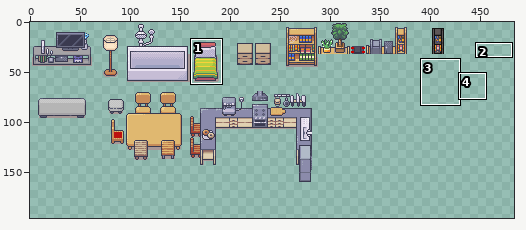
Sprite sheet, stored at tiles/Furniture.png. Above, an overview of the earlier version with the close-up marked.
Close-up. Before the edit:
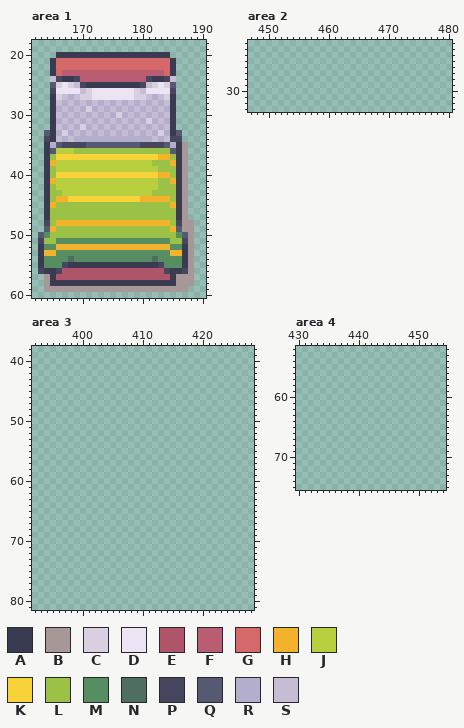
The file is 512x512 pixels. Colours within 5 levels of each other are drawn and written as one. Shown: area 1: x 162..190, y 18..60; area 2: x 447..480, y 22..33; area 3: x 392..428, y 38..81; area 4: x 430..454, y 52..75. The wide view leaves out empty margins. The commit also changed other parts of the picture, which this record leaves out.
Palette (. is transparent): A #3a3a50  B #a79796  C #d8d0e0  D #ebe4f2  E #b05469  F #b95d72  G #d56868  H #f2b22b  J #b8d040  K #f8d239  L #9bc246  M #568d61  N #4e6e61  P #46465e  Q #565972  R #b2aecb  S #c6bdd5
Pixels before, area 1, first column x 163:
20 ...AAAAAAAAAAAAAAAAAAA....
21 ..AGGGGGGGGGGGGGGGGGGGA...
22 ..AGGGGGGGGGGGGGGGGGGGA...
23 ..AGFFFFFFFFFFFFFFFFFGA...
24 ..SPAAPFFFFFFFFFFFPAAPS...
25 ..QCDCSPAAAAAAAAAPSCDCQ...
26 ..PDDDDSCDDDDDDDCSDDDDP...
27 ..ACSRSCCDDDDDDDCCSRSCA...
28 ..ASRSRSRSRSRSRSRSRSRSA...
29 ..ARSRSRCRSRSRSRSRSRSRA...
30 ..ASRSRSRSRSRCRSRSRSRSA...
31 ..ARSRSRSRSRSRSRSRCRSRA...
32 ..ASRSRCRSRSRSRSRSRSRSA...
33 .QARCRSRSRSRSRSRSRSRCRAQ..
34 .PASRSRRRRRRRRRRRRRSRSPP..
35 .ARQPPPPQQQQQQQQQPPPPQRAB.
36 .AQJJJLLLLLLLLLLLLLLLLQAB.
37 .ALKKKKKKKKKKKKKKKKKHHLAB.
38 .AHJJJJJJJJJJJJJJJJLLLHAB.
39 .ALJJJJJJJJJJJJJJJJJLLLAB.
40 .ALKKKKKKKKKKKKKKKKKHHLAB.
41 .AHJJJJJJJJJJJJJJJJJLLHAB.
42 .ALJJJJJJJJJJJJJJJJJLLLAB.
43 .ALLJJJJJJJJJJJJJJJLLLLAB.
44 .ALHHKKKKKKKKKKKKHHHHHLAB.
45 .AHLLLLLLLLLLLLLLLLLLLHAB.
46 .ALLLLLLLLLLLLLLLLLLLLLAB.
47 .ALLLLLLLLLLLLLLLLLLLLLAB.
48 .PLHHHHHHHHHHHHHHHHHHHLPBB
49 .QHLLLLLLLLLLLLLLLLLLLHQBB
50 QMLLLLLLLLLLLLLLLLLLLLLMQB
51 PLLMMMMMMMMMMMMMMMMMMMLLPB
52 AMMHHHHHHHHHHHHHHHHHHHMMAB
53 AHHMMMMMMMMMMMMMMMMMMMHHAB
54 AMMMMNMMMMMMMMMMMMMNMMMMAB
55 AMMMPAAAAAAAAAAAAAAAPMMMAB
56 PAAPEEEEEEEEEEEEEEEEEPAAPB
57 .BAEEEEEEEEEEEEEEEEEEEABBB
58 .BAAAAAAAAAAAAAAAAAAAAABBB
59 .BBBBBBBBBBBBBBBBBBBBBBBB.
After:
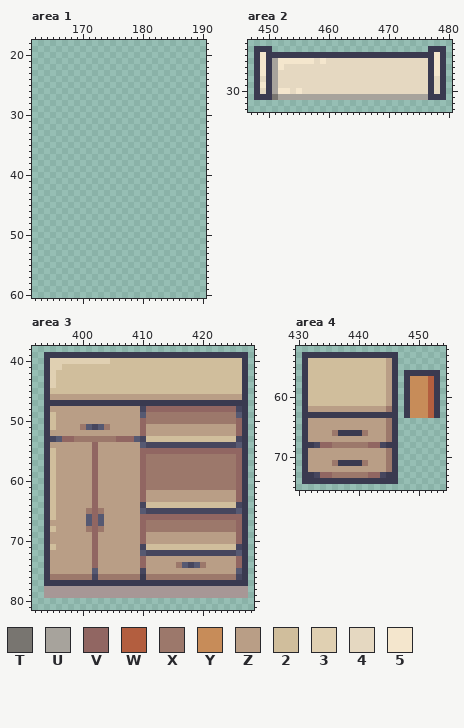
Colours new in this view: T #787570  U #a7a39c  V #916662  W #b35e3f  X #9c786b  Y #c78c59  Z #b99e86  2 #d0be9c  3 #e0d0b2  4 #e5d8c1  5 #f4e6cd
The exact change:
Changed rows in their new state; - is an unchanged pixel.
Area 1:
first column x 163:
20 ---...................----
21 --.....................---
22 --.....................---
23 --.....................---
24 --.....................---
25 --.....................---
26 --.....................---
27 --.....................---
28 --.....................---
29 --.....................---
30 --.....................---
31 --.....................---
32 --.....................---
33 -.......................--
34 -.......................--
35 -........................-
36 -........................-
37 -........................-
38 -........................-
39 -........................-
40 -........................-
41 -........................-
42 -........................-
43 -........................-
44 -........................-
45 -........................-
46 -........................-
47 -........................-
48 -.........................
49 -.........................
50 ..........................
51 ..........................
52 ..........................
53 ..........................
54 ..........................
55 ..........................
56 ..........................
57 -.........................
58 -.........................
59 -........................-
Area 2:
first column x 448:
23 AAA--------------------------AAA
24 A5AAAAAAAAAAAAAAAAAAAAAAAAAAAA5A
25 A5AU5555554544444444444444444A5A
26 A5AU5444444444444444444444444A5A
27 A5AU4444444444444444444444444A5A
28 A4AU4444444444444444444444444A4A
29 A5AU4444444444444444444444444A4A
30 A4AU5545444444444444444444444A4A
31 AAATUUUUUUUUUUUUUUUUUUUUUUUUUAAA
Area 3:
first column x 394:
39 AAAAAAAAAAAAAAAAAAAAAAAAAAAAAAAAAA
40 A33333333332222222222222222222222A
41 A33222222222222222222222222222222A
42 A32222222222222222222222222222222A
43 A32222222222222222222222222222222A
44 A32222222222222222222222222222222A
45 A22222222222222222222222222222222A
46 AZZZZZZZZZZZZZZZZZZZZZZZZZZZZZZZZA
47 AAAAAAAAAAAAAAAAAAAAAAAAAAAAAAAAAA
48 AZZZZZZZZZZZZZZZPVVVVVVVVVVVVVVVPA
49 A2ZZZZZZZZZZZZZZQXXXXXXXXXXXXXXXQA
50 A2ZZZZZZZZZZZZZZVXXXXXXXXXXXXXXXVA
51 A2ZZZZXQPQXZZZZZVZZZZZZZZZZZZZZZVA
52 AZZZZZZZZZZZZZZZVZZZZZZZZZZZZZZZVA
53 APQVVXXXXXXXVVVQP222222222222222PA
54 AZZZZZZZVZZZZZZZQPPPPPPPPPPPPPPPQA
55 A2ZZZZZZVZZZZZZZVVVVVVVVVVVVVVVVVA
56 A2ZZZZZZVZZZZZZZVXXXXXXXXXXXXXXXVA
57 A2ZZZZZZVZZZZZZZVXXXXXXXXXXXXXXXVA
58 A2ZZZZZZVZZZZZZZVXXXXXXXXXXXXXXXVA
59 A2ZZZZZZVZZZZZZZVXXXXXXXXXXXXXXXVA
60 A2ZZZZZZVZZZZZZZVXXXXXXXXXXXXXXXVA
61 A2ZZZZZZVZZZZZZZVXXXXXXXXXXXXXXXVA
62 A2ZZZZZZVZZZZZZZVZZZZZZZZZZZZZZZVA
63 A2ZZZZZZVZZZZZZZVZZZZZZZZZZZZZZZVA
64 A2ZZZZZZVZZZZZZZP222222222222222PA
65 A2ZZZZZXVXZZZZZZQPPPPPPPPPPPPPPPQA
66 A2ZZZZZQVQZZZZZZVVVVVVVVVVVVVVVVVA
67 AZZZZZZQVQZZZZZZVXXXXXXXXXXXXXXXVA
68 A2ZZZZZXVXZZZZZZVXXXXXXXXXXXXXXXVA
69 AZZZZZZZVZZZZZZZVZZZZZZZZZZZZZZZVA
70 AZZZZZZZVZZZZZZZVZZZZZZZZZZZZZZZVA
71 A2ZZZZZZVZZZZZZZP222222222222222PA
72 AZZZZZZZVZZZZZZZQPPPPPPPPPPPPPPPQA
73 AZZZZZZZVZZZZZZZVZZZZZZZZZZZZZZZVA
74 AZZZZZZZVZZZZZZZVZZZZZXQPQXZZZZZVA
75 AZZZZZZZQZZZZZZZPZZZZZZZZZZZZZZZQA
76 AXXXXXXXPXXXXXXXAXXXXXXXXXXXXXXXPA
77 AAAAAAAAAAAAAAAAAAAAAAAAAAAAAAAAAA
78 BBBBBBBBBBBBBBBBBBBBBBBBBBBBBBBBBB
79 BBBBBBBBBBBBBBBBBBBBBBBBBBBBBBBBBB
Area 4:
first column x 431:
53 AAAAAAAAAAAAAAAA-------
54 A2222222222222ZA-------
55 A2222222222222ZA-------
56 A2222222222222ZA-AAAAAA
57 A2222222222222ZA-AYYYWA
58 A2222222222222ZA-AYYYWA
59 A2222222222222ZA-AYYYWA
60 A2222222222222ZA-AYYYWA
61 A2222222222222ZA-AYYYWA
62 AZZZZZZZZZZZZZXA-AYYYWA
63 AAAAAAAAAAAAAAAA-AYYYWA
64 AZZZZZZZZZZZZZXA-------
65 AZZZZZZZZZZZZZXA-------
66 AZZZZXAAAAXZZZXA-------
67 AZZZZZZZZZZZZZXA-------
68 AAPVVXXXXXXVVPAA-------
69 AZZZZZZZZZZZZZXA-------
70 AZZZZZZZZZZZZZXA-------
71 AZZZZXAAAAXZZZXA-------
72 AZZZZZZZZZZZZZXA-------
73 AAPVVXXXXXXVVPAA-------
74 AAAAAAAAAAAAAAAA-------
Boxes around the changes in both close-ups, in picture pixels (x1, y1, x2, y2):
erased: (38, 52, 194, 292)
added: (254, 46, 446, 100)
added: (44, 352, 248, 598)
added: (302, 352, 440, 484)
